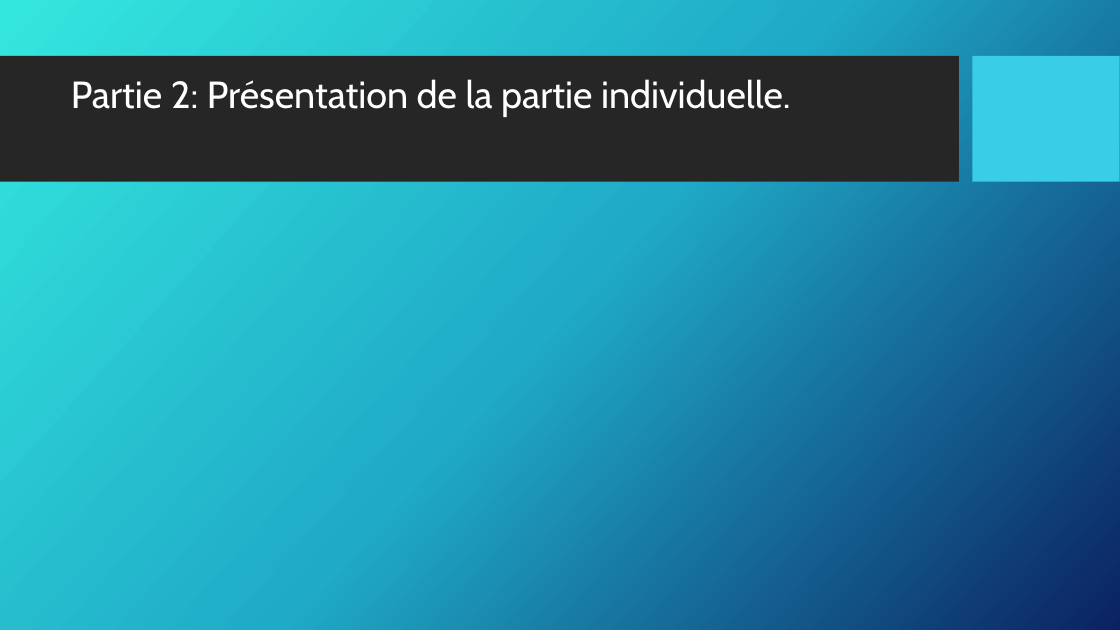
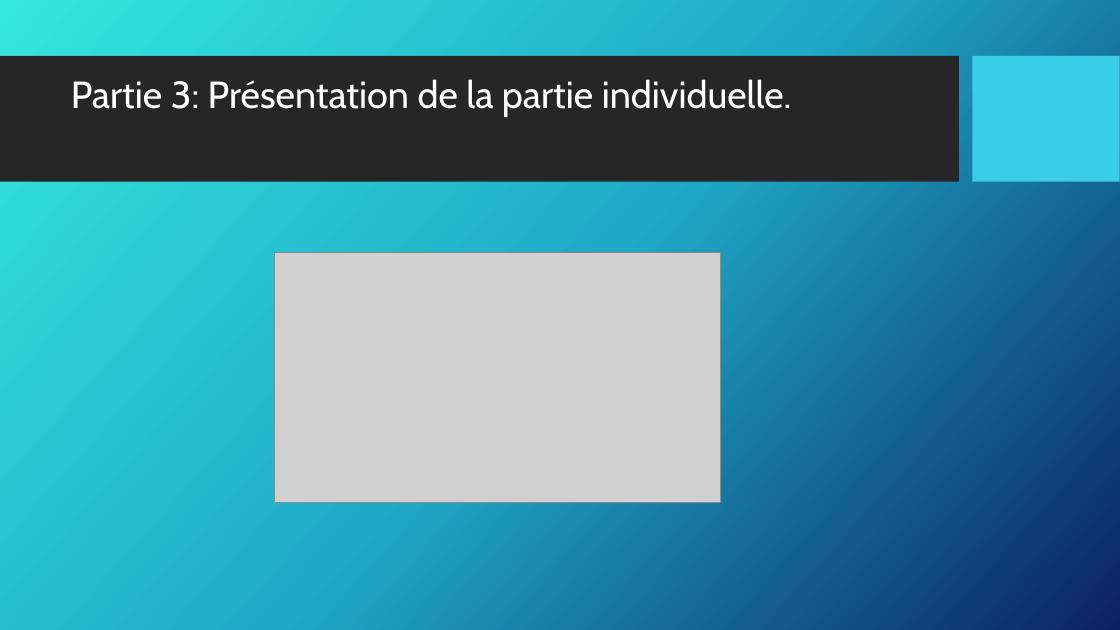
Before and after one commit to vincentsn2/Projet_BTS_Tracking_GPS, a slide deck: slide 40 of Diagramme/Arthur/revueArthurBRICE1.pptx (slide 53 before the commit). Drawn at 1120x630 pixels with LibreOffice and Linux fonts; fonts in the diff are those of the drawing; grey boxes stand for pictures; background and template pictures are left out. Boxes give left, top, right and bottom in pixels: in the first picture for what was removed or moved away, otherwise in the second. Text is boxed around its words. In the diff, an @@ line names an element or a change of style, - is before the commit and + after.

```diff
--- a/Diagramme/Arthur/revueArthurBRICE1.pptx
+++ b/Diagramme/Arthur/revueArthurBRICE1.pptx
@@ title at (71,79,792,117): text changed @@
-Partie 2: Présentation de la partie individuelle.
+Partie 3: Présentation de la partie individuelle.
@@ picture added at (275,253,721,502) @@
```
Also in this commit, not shown: 25 other slides changed, 3 slides added, 16 slides removed.
